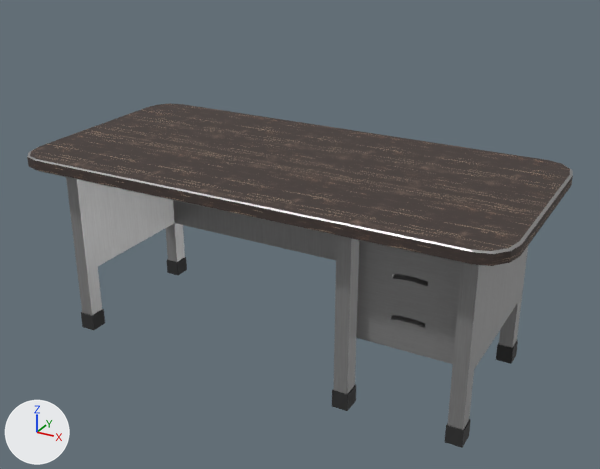
The FBX model Assets/Models/table.fbx, before and after one commit.
One viewpoint serves both versions: a 50 mm camera at (1.278, -2.271, 1.561) aimed at (0.046, -0.03, 0.44). Lighting does not change. The marker at lower left points along +X, +Y and +Z. Where no turn or scale is listed for an object, it has been applied to the vertices.

Names of what the first picture shows: 'Drawer_1.001', 'Drawer_2', 'Drawer_3', 'Table'.
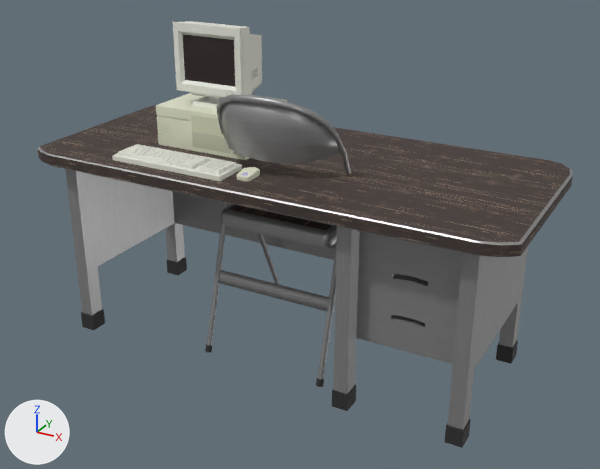
Edits to the bpy script that builds the scene:
```text
Add mat_computermaincolor_001:
    mat_computermaincolor_001 = bpy.data.materials.new('ComputerMainColor.001')
    # uses the picture img_monitor_png
Add mat_keyboardmaterial_001:
    mat_keyboardmaterial_001 = bpy.data.materials.new('KeyboardMaterial.001')
    # uses the picture img_keyboard_png
Change me_cube_016:
    where me_cube_016.from_pydata(...)  # 201 vertices, 161 faces; spans x -0.84..0.84, y -0.4..0.4, z -0.35..0.34
    me_cube_016 part 1: all 28 vertices in x -0.83..0.83, y -0.4..-0.35, z 0.3..0.34 are scaled about their middle by (1, 0.627, 1), then moved by (0.0, 0.05, 0.0)
Add ob_chair:
    ob_chair = bpy.data.objects.new('Chair', me_chair)  # 286 vertices, 256 faces; spans x -0.234..0.234, y -0.23..0.307, z -0.506..0.438; in mat_table_chair_001 (picture img_2k_brushed_metal_1_diffuse_jpg), mat_table_chair_leg_001 (black #2c2c2c), mat_table_chair_wood_001 (picture img_2k_old_wood_2_basecolor_png)
    ob_chair.location = (0.0, 0.0, 0.505)
Add ob_monitor:
    ob_monitor = bpy.data.objects.new('Monitor', me_monitormesh_001)  # 145 vertices, 121 faces; spans x -0.136..0.126, y -0.057..0.16, z -0.102..0.172; in mat_computerscreen_001 (black #2b1d1f)
    ob_monitor.location = (-0.302, 0.035, 0.928)
Add ob_mouse:
    ob_mouse = bpy.data.objects.new('Mouse', me_cube_007)  # 128 vertices, 112 faces; spans x -0.0248..0.0248, y -0.0373..0.0435, z 0.0..0.0196; in mat_mousematerial_001 (picture img_mouse_png)
    ob_mouse.location = (-0.037, -0.212, 0.688)
Add ob_keyboard:
    ob_keyboard = bpy.data.objects.new('Keyboard', me_plane_002)  # 682 vertices, 506 faces; spans x -0.211..0.211, y -0.101..0.049, z 0.0..0.026
    ob_keyboard.location = (-0.302, -0.187, 0.688)
Add ob_case:
    ob_case = bpy.data.objects.new('Case', me_cube_008)  # 84 vertices, 51 faces; spans x -0.177..0.179, y -0.136..0.141, z -0.069..0.069; in mat_casematerial_001 (picture img_case_png)
    ob_case.location = (-0.309, 0.056, 0.757)
Add ob_diskparent:
    ob_diskparent = bpy.data.objects.new('DiskParent', me_cube_010)  # 24 vertices, 20 faces; spans x -0.0154..0.018, y -0.0055..0.0206, z -0.0418..0.068; in mat_casematerial_001 (picture img_case_png)
    ob_diskparent.location = (-0.161, -0.075, 0.744)
```

Where the change shows, as pixel boxes (x1, y1, x2, y2) in the pictures (600 x 469 px; the box of a moved part takes in the faces that stretch with it):
'Table', reshaped
    before: (27, 103, 573, 448)
    after: (38, 105, 573, 448)
'Chair', added
    after: (205, 95, 351, 387)
    faces in mat_table_chair_001 (picture img_2k_brushed_metal_1_diffuse_jpg): (207, 95, 351, 379)
    faces in mat_table_chair_wood_001 (picture img_2k_old_wood_2_basecolor_png): (229, 205, 332, 230)
'Monitor', added
    after: (173, 21, 262, 109)
    faces in mat_computermaincolor_001: (173, 21, 262, 109)
    faces in mat_computerscreen_001 (black #2a1d1f): (183, 35, 235, 87)
'Case', added
    after: (156, 93, 287, 160)
'Keyboard', added
    after: (112, 144, 242, 181)
'Mouse', added
    after: (237, 167, 260, 181)
part 1 of me_cube_016, moved or reshaped
    before: (27, 103, 522, 266)
    after: (38, 105, 522, 257)
